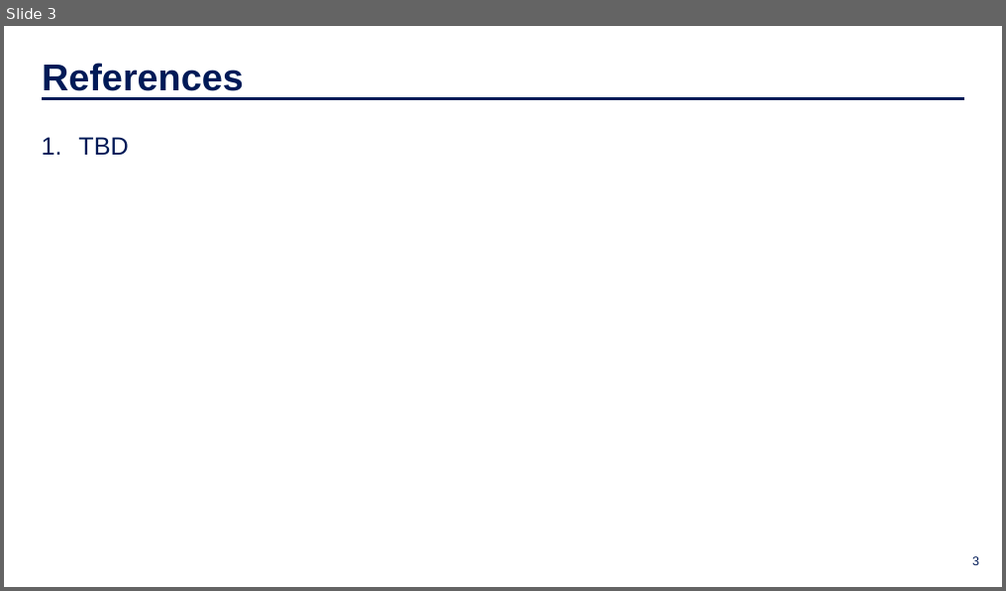
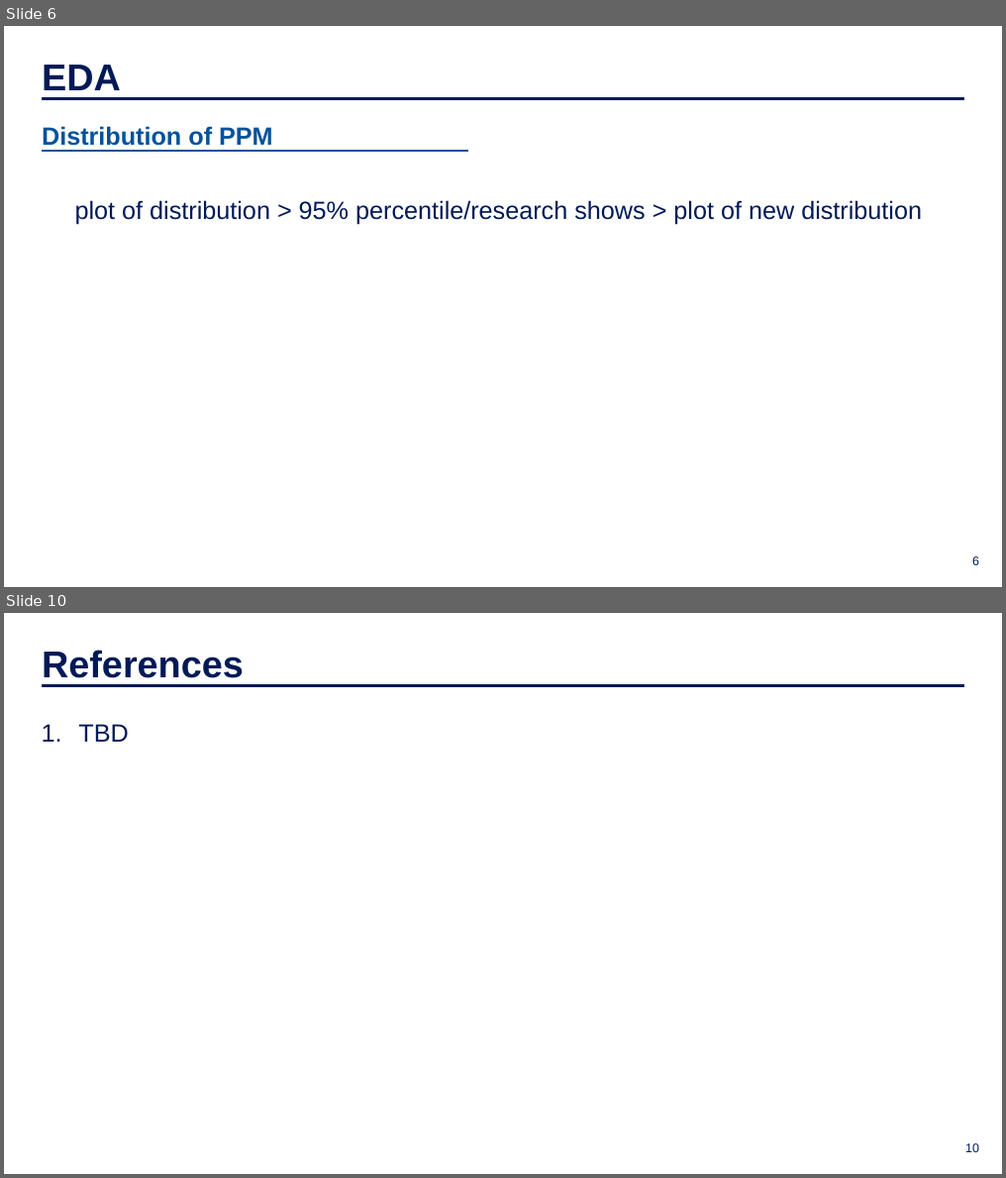
Before and after one commit to IDS-702-F21/team-project-2-streetrx-and-voting-in-nc-yellowfellows, a slide deck: Presentation/slide_deck.pptx. Shown one above the other, each under a label of ours: slide 3 before the commit, slides 6 and 10 after it; the slides between them are not shown. The pictures are 1006x591 and 1006x1178 pixels, drawn with LibreOffice and Linux fonts; fonts in the diff are those of the drawing; background and template pictures are left out. Boxes give left, top, right and bottom in pixels: in the first picture for what was removed or moved away, otherwise in the second. Text is boxed around its words. In the diff, an @@ line names an element or a change of style, - is before the commit and + after.

```diff
--- a/Presentation/slide_deck.pptx
+++ b/Presentation/slide_deck.pptx
@@ slide 6 added at (x1=4, y1=26, x2=1002, y2=587), background picture (left out) @@
@@ text added at (x1=42, y1=65, x2=121, y2=90), 36 pt, text #001A57, bold @@
+EDA
@@ line added from (42, 98) to (964, 98), #001A57 3 pt @@
@@ text added at (x1=42, y1=126, x2=273, y2=146), 24 pt, text #03529B, bold @@
+Distribution of PPM
@@ line added from (42, 151) to (468, 151), #03529B 2.25 pt @@
@@ text added at (x1=75, y1=200, x2=922, y2=225), 24 pt, text #001A57 @@
+plot of distribution > 95% percentile/research shows > plot of new distribution
@@ page number added at (x1=972, y1=557, x2=979, y2=566), 12 pt, text #001A57 @@
+6
@@ what was slide 3 is now slide 10 @@
@@ page number at (x1=965, y1=1144, x2=979, y2=1153): text changed @@
-3
+10
```
Also in this commit, not shown: 1 slide changed, 6 other slides added, 1 other file.
